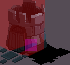
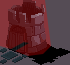
Comparing the layer stacks of the two (70, 65) images. Changes:
hid "Trigger area", painted on it over [19, 39, 37, 51]
painted on "Collider Open" over [0, 0, 51, 56]
